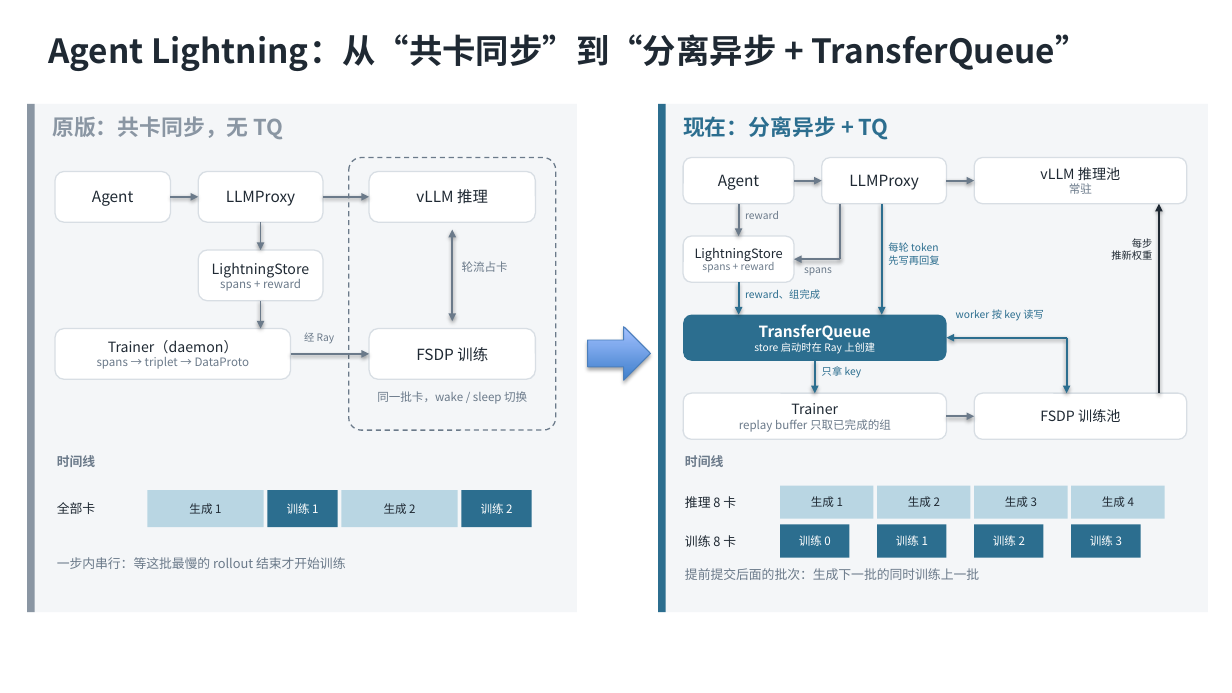
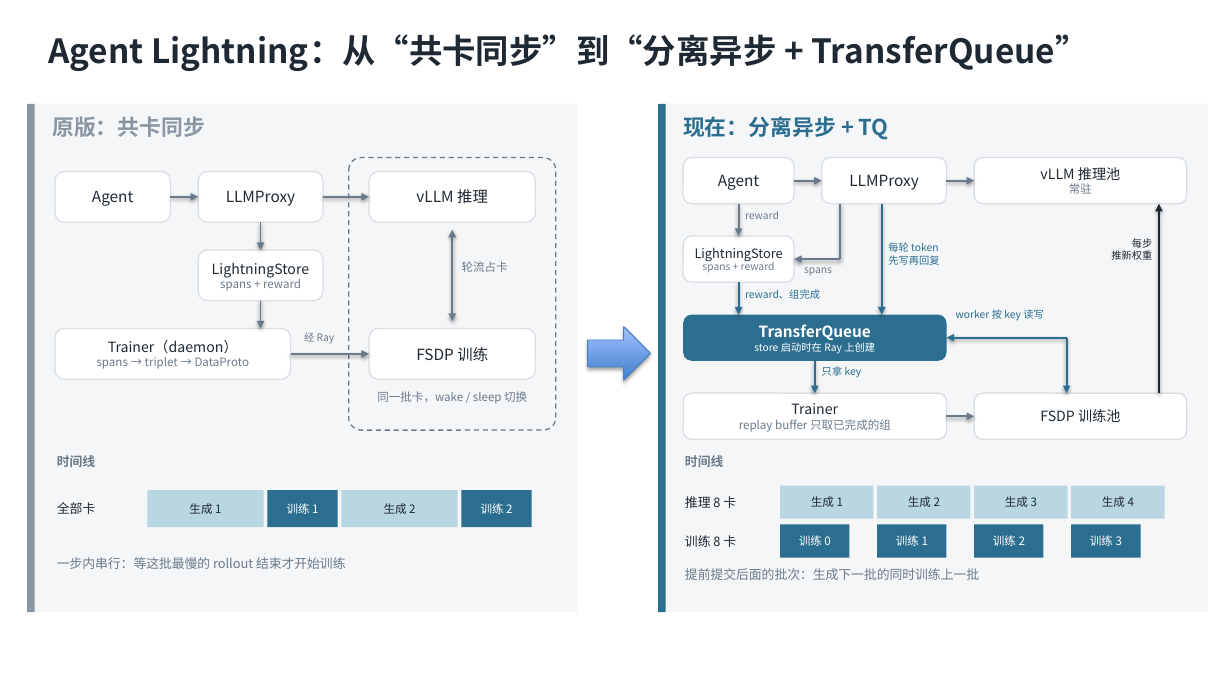
Before and after one commit to LuisXinYe/Transfer-Repo, a slide deck: slide 1 of agent_lightning_separate_async_tq.pptx. Drawn at 1232x693 pixels with LibreOffice and Linux fonts; fonts in the diff are those of the drawing. Boxes give left, top, right and bottom in pixels: in the first picture for what was removed or moved away, otherwise in the second. Text is boxed around its words. In the diff, an @@ line names an element or a change of style, - is before the commit and + after.

```diff
--- a/agent_lightning_separate_async_tq.pptx
+++ b/agent_lightning_separate_async_tq.pptx
@@ text at bbox=[52, 116, 205, 137]: text changed @@
-原版：共卡同步，无 TQ
+原版：共卡同步
```
Also in this commit, not shown: 2 slides added.
